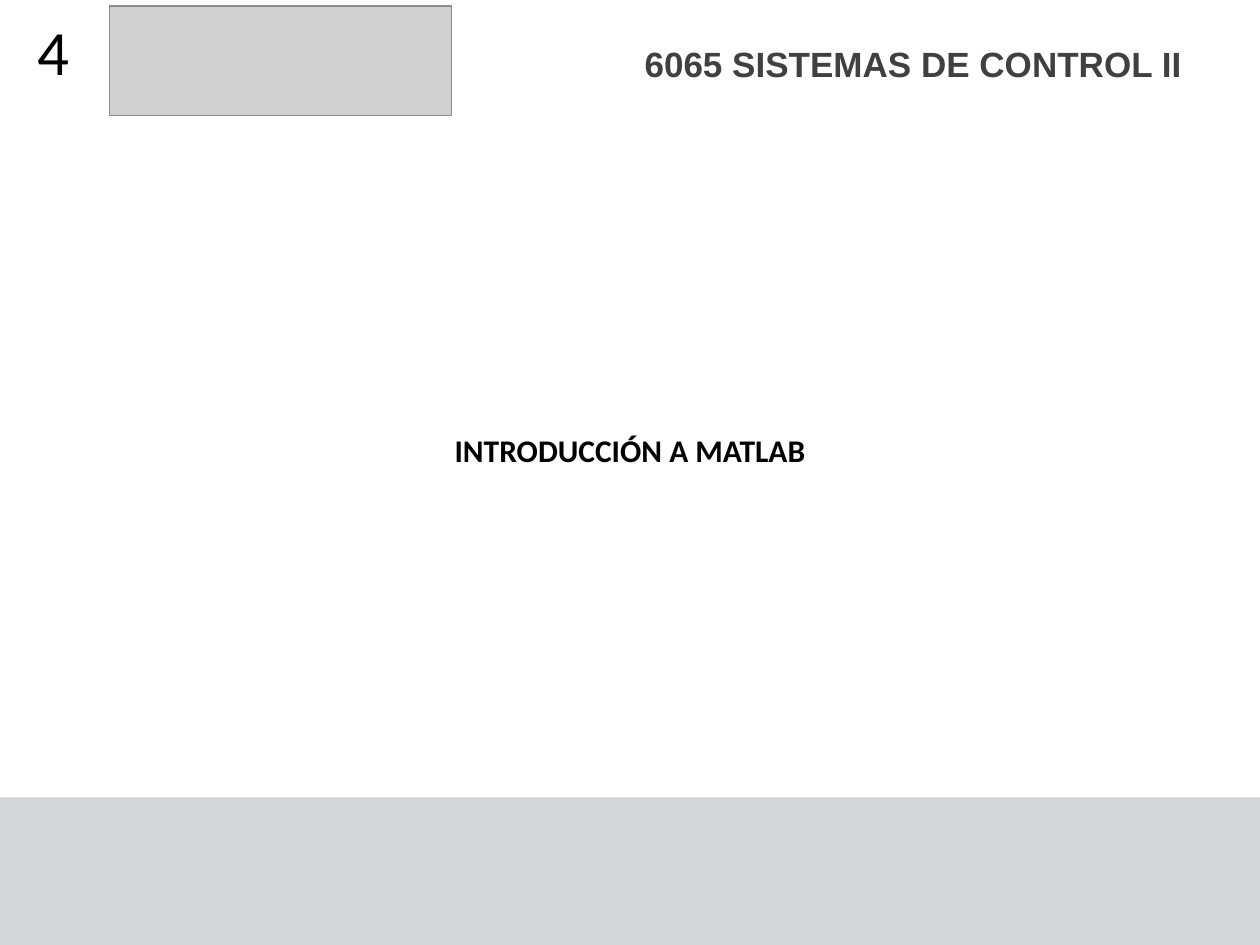
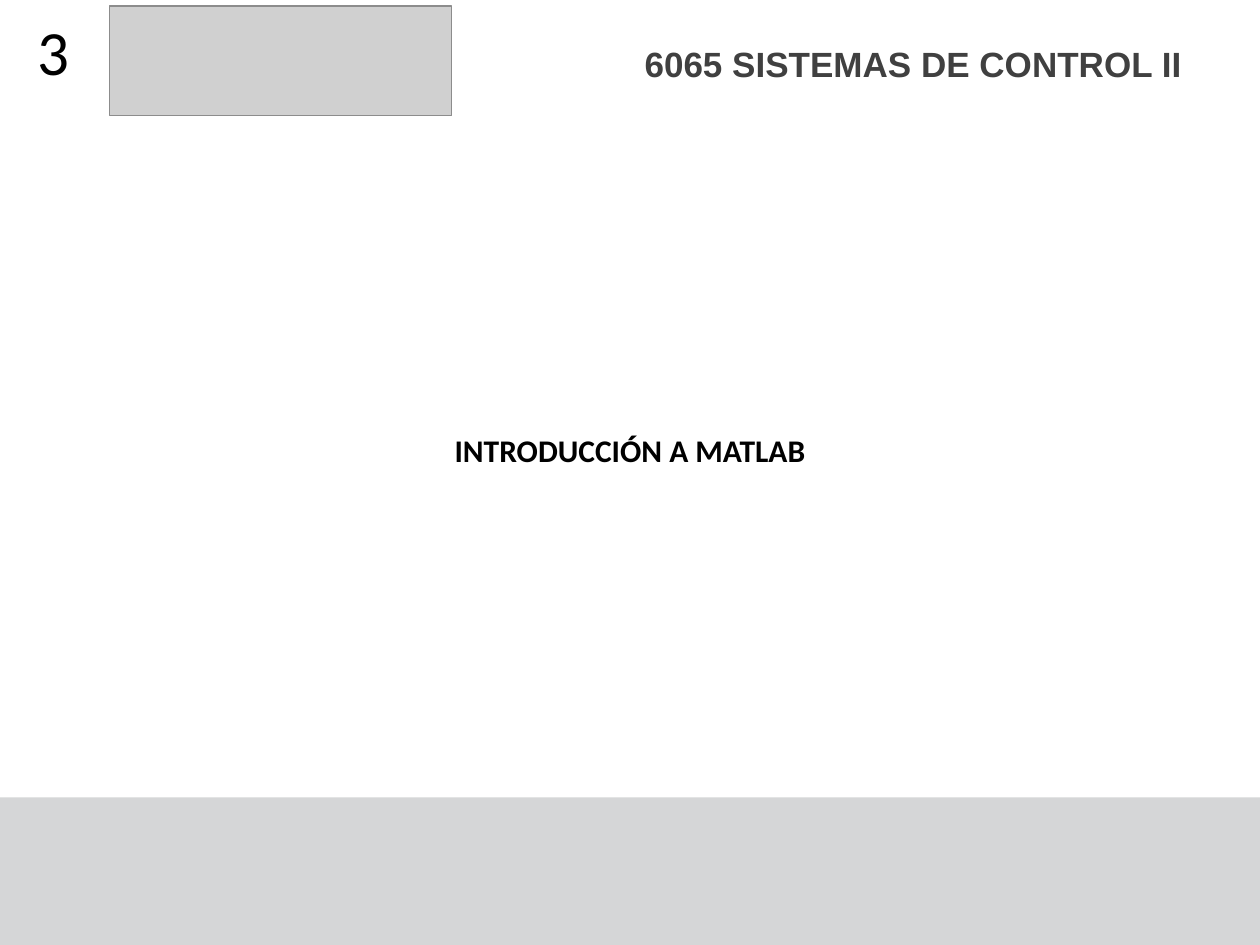
Before and after one commit to F4bian1012/Sistemas-de-Control-II---Ingenier-a-Mecatr-nica, a slide deck: slide 3 of Sesión_0/Semana 0.pptx (slide 4 before the commit). Drawn at 1260x945 pixels with LibreOffice and Linux fonts; fonts in the diff are those of the drawing; grey boxes stand for pictures. Boxes give left, top, right and bottom in pixels: in the first picture for what was removed or moved away, otherwise in the second. Text is boxed around its words. In the diff, an @@ line names an element or a change of style, - is before the commit and + after.

```diff
--- a/Sesión_0/Semana 0.pptx
+++ b/Sesión_0/Semana 0.pptx
@@ title at [38, 34, 70, 76]: text changed @@
-4
+3
```
Also in this commit, not shown: 1 other slide changed, 6 other files.
